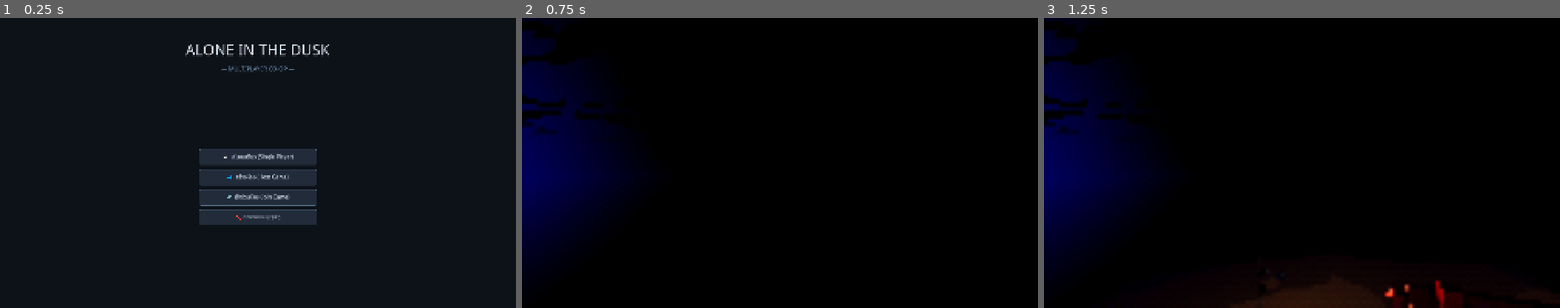
Above: before the commit, frames 1-3 (left to right).
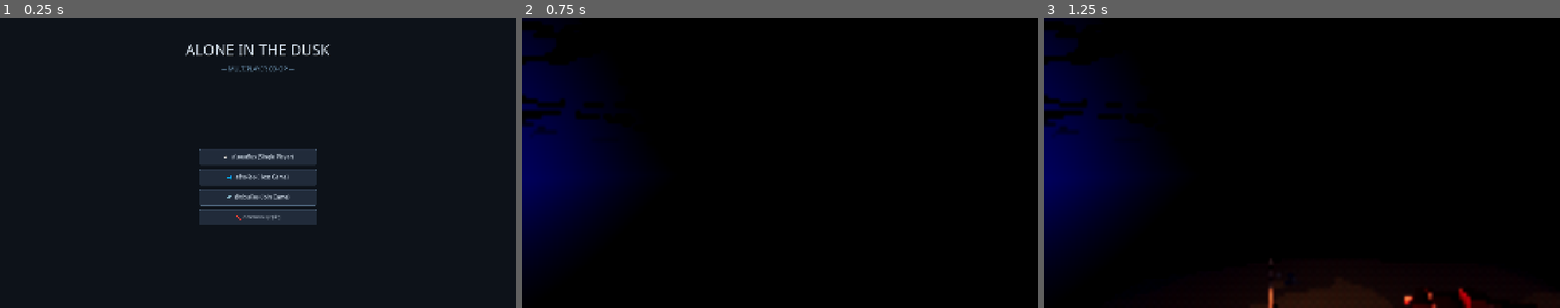
Above: after the commit, the same moments.

Repository: fimlnwza007/In-the-dark
Game: Godot game, scene res://Scenes/start_scene.tscn
Same seed, same stepped clock (60 frames per second), same inputs: the game is played once before the commit and once after it.
Inputs:
- Up to frame 1 (0.25 s): no input
- Up to frame 2 (0.75 s): click "🎮 เล่นคนเดียว (Single Player)" at 0.5 s
- Up to frame 3 (1.25 s): no input

Frames 1-2 are identical in both runs. In frame 3, 0.8% of the frame differs, in the area x 43-87%, y 83-100%.

Commit message:
sadasdasd

Diff:
--- a/Player/Player.tscn
+++ b/Player/Player.tscn
@@ -74,6 +74,7 @@
 anchor_bottom = 1.0
 grow_horizontal = 2
 grow_vertical = 2
+mouse_filter = 2
 
 [node name="CanvasLayer" type="CanvasLayer" parent="mobile ui" unique_id=1941854274]
 
--- a/Player/player.gd
+++ b/Player/player.gd
@@ -106,14 +106,29 @@
 
 ## ตรวจสอบว่าอยู่บน mobile หรือไม่ รองรับทั้ง native Android/iOS และ Web-on-Mobile
 func is_mobile() -> bool:
-	if OS.has_feature("mobile") or OS.has_feature("web_android") or OS.has_feature("web_ios"):
-		return true
 	var os_name := OS.get_name()
 	if os_name in ["Android", "iOS"]:
 		return true
 	if os_name == "Web":
-		return DisplayServer.is_touchscreen_available()
+		if OS.has_feature("mobile"):
+			return true
+		if ClassDB.class_exists("JavaScriptBridge"):
+			var is_touch = JavaScriptBridge.eval("Boolean(('ontouchstart' in window) || (navigator.maxTouchPoints > 0) || /Android|webOS|iPhone|iPad|iPod|BlackBerry|IEMobile|Opera Mini/i.test(navigator.userAgent))")
+			if is_touch == true:
+				return true
+		if DisplayServer.is_touchscreen_available():
+			return true
 	return false
+
+## เปิด/ปิดการแสดงผล Mobile UI (ทั้ง Control และ CanvasLayer ภายใน)
+func set_mobile_ui_visible(show_ui: bool) -> void:
+	var mobile_ui = get_node_or_null("mobile ui")
+	if not mobile_ui:
+		return
+	mobile_ui.visible = show_ui
+	var canvas_layer = mobile_ui.get_node_or_null("CanvasLayer")
+	if canvas_layer:
+		canvas_layer.visible = show_ui
 
 
 @onready var _body_mesh: MeshInstance3D = get_node_or_null("BodyMesh")
@@ -162,17 +177,16 @@
 
 	var mobile_ui = get_node_or_null("mobile ui")
 	if mobile_ui:
-		if is_local and is_mobile():
-			mobile_ui.visible = true
+		if is_local:
+			var mobile := is_mobile()
+			set_mobile_ui_visible(mobile)
+			if mobile:
+				Input.mouse_mode = Input.MOUSE_MODE_VISIBLE
+			else:
+				Input.mouse_mode = Input.MOUSE_MODE_CAPTURED
 		else:
-			mobile_ui.visible = false
+			set_mobile_ui_visible(false)
 			mobile_ui.queue_free()
-
-	if is_local:
-		if not is_mobile():
-			Input.mouse_mode = Input.MOUSE_MODE_CAPTURED
-		else:
-			Input.mouse_mode = Input.MOUSE_MODE_VISIBLE
 
 
 
@@ -233,6 +247,11 @@
 func _unhandled_input(event: InputEvent) -> void:
 	if not is_multiplayer_authority():
 		return
+
+	# ถ้าตรวจพบการสัมผัสหน้าจอ ให้แสดง Mobile UI อัตโนมัติทันที
+	if event is InputEventScreenTouch or event is InputEventScreenDrag:
+		set_mobile_ui_visible(true)
+		Input.mouse_mode = Input.MOUSE_MODE_VISIBLE
 	if event is InputEventMouseMotion and Input.mouse_mode == Input.MOUSE_MODE_CAPTURED:
 		if not is_mobile():
 			rotate_look(event.relative)
--- a/Scenes/mobile_ui.tscn
+++ b/Scenes/mobile_ui.tscn
@@ -11,6 +11,7 @@
 anchor_bottom = 1.0
 grow_horizontal = 2
 grow_vertical = 2
+mouse_filter = 2
 
 [node name="CanvasLayer" type="CanvasLayer" parent="." unique_id=1941854274]
 
--- a/Scripts/main.gd
+++ b/Scripts/main.gd
@@ -37,6 +37,8 @@
 func _spawn_player_for_peer(peer_id: int) -> void:
 	if not multiplayer.is_server():
 		return
+	if players_container.has_node(str(peer_id)):
+		return
 	var player_data = {
 		"id": peer_id,
 		"name": NetworkManager.players.get(peer_id, {}).get("name", "Player %d" % peer_id)
--- a/Scripts/network_manager.gd
+++ b/Scripts/network_manager.gd
@@ -152,6 +152,9 @@
 	match action:
 		"pong":
 			return
+		"game_started":
+			print("[NetworkManager] Received game_started from Signaling Server!")
+			start_game()
 		"room_created":
 			current_room_code = data.get("room_code", "")
 			my_peer_id = 1
@@ -379,10 +382,14 @@
 func request_start_game() -> void:
 	if not multiplayer.is_server():
 		return
+	# ส่งสัญญาณเริ่มเกมผ่านทั้ง Signaling Server และ Multiplayer RPC เพื่อความแน่นอน 100%
+	_send_signaling({ "action": "start_game" })
 	start_game.rpc()
 
 @rpc("authority", "call_local", "reliable")
 func start_game() -> void:
+	if get_tree().current_scene and get_tree().current_scene.scene_file_path == "res://Scenes/main.tscn":
+		return
 	status_message_updated.emit("กำลังโหลดฉากเกม...", false)
 	get_tree().change_scene_to_file("res://Scenes/main.tscn")
 
--- a/Scripts/touch_look_zone.gd
+++ b/Scripts/touch_look_zone.gd
@@ -38,13 +38,7 @@
 func _handle_touch(event: InputEventScreenTouch) -> void:
 	if event.pressed:
 		# แตะลงมา: ตรวจสอบว่ายังไม่มีนิ้วในโซนนี้ และตำแหน่งแตะอยู่ในโซนฝั่งขวา
-		# ถ้ามี LineEdit หรือ TextEdit กำลัง focus อยู่ (แป้นพิมพ์ขึ้น) ให้ปล่อยผ่าน
-		var focused = get_viewport().gui_get_focus_owner()
-		if focused and (focused is LineEdit or focused is TextEdit):
-			return
-		# ถ้าตำแหน่งที่แตะมี Control อื่น (เช่น LineEdit, Button) อยู่ ให้ปล่อยผ่าน
-		var ctrl_at = get_viewport().gui_get_hovered_control()
-		if ctrl_at and ctrl_at != self and not (ctrl_at is TouchLookZone):
+		if _active_touch_index != -1 or not get_global_rect().has_point(event.position):
 			return
 
 		# ป้องกันการแย่งแตะปุ่ม JumpButton ใน mobile ui
@@ -54,10 +48,10 @@
 			if jump_btn and jump_btn is Control and jump_btn.is_visible_in_tree():
 				if jump_btn.get_global_rect().has_point(event.position):
 					return
-		if _active_touch_index == -1 and get_global_rect().has_point(event.position):
-			_active_touch_index = event.index
-			_last_touch_pos = event.position
-			get_viewport().set_input_as_handled()
+
+		_active_touch_index = event.index
+		_last_touch_pos = event.position
+		get_viewport().set_input_as_handled()
 	else:
 		# ปล่อยนิ้ว: เฉพาะนิ้วที่ควบคุมโซนนี้เท่านั้น
 		if event.index == _active_touch_index:
Not shown, changed: server/signaling_server.js
